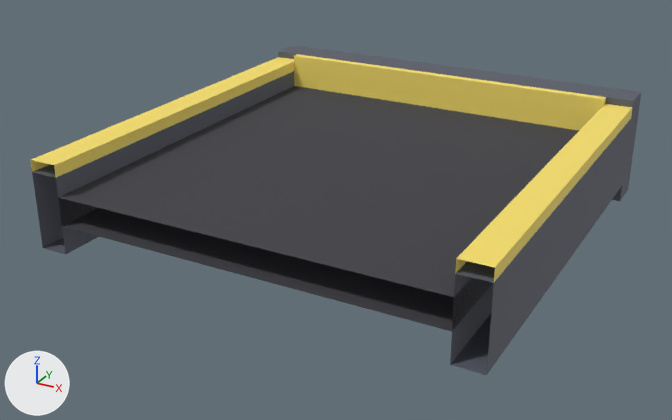
One commit to the glTF model jogo/assets/modelos/logistica/esteira/esteira_fim.glb: the scene before it, then after it.
The view is the same before and after, from a camera (50 mm lens) standing at (0.839, -1.667, 0.844) and looking at (-0.036, -0.076, 0.048). Arrows for +X, +Y and +Z are at lower left; the lights stay in place. The first picture is the older version. Vertices at exactly the same position are counted once.

The first picture shows 'esteira_fim'.
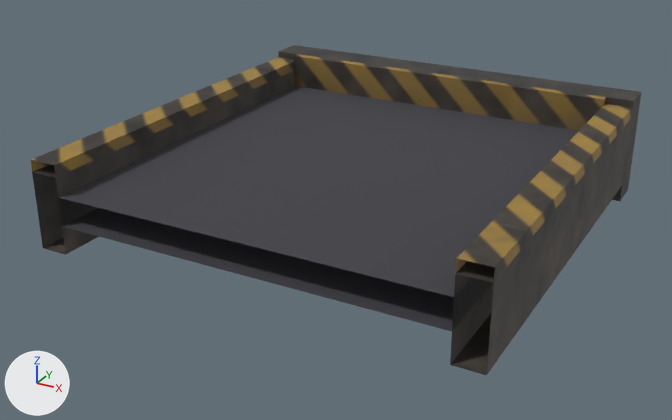
Diff of the bpy script that builds the scene:
```diff
--- a/jogo/assets/modelos/logistica/esteira/esteira_fim.glb.py
+++ b/jogo/assets/modelos/logistica/esteira/esteira_fim.glb.py
@@ img_esteira_fim_tex @@
+img_esteira_fim_tex = load_image('esteira_fim_tex', '_unpacked/esteira_fim_tex', 512, 512, 'sRGB')
@@ mat_esteira_fim_tex @@
+mat_esteira_fim_tex = principled_material('esteira_fim_Tex')
+mat_esteira_fim_tex.texture = img_esteira_fim_tex
+mat_esteira_fim_tex.metallic = 0.15
+mat_esteira_fim_tex.roughness = 0.7
@@ me_esteira_fim_corpo @@
 me_esteira_fim_corpo.from_pydata(...)  # 70 vertices, 100 faces; spans x -0.46..0.46, y -0.5..0.46, z 0.0..0.24
 # used by ob_esteira_fim; location = (0.0, 0.0, 0.0)
-me_esteira_fim_corpo.materials.append(mat_p_metal)  # light grey #adb5bf
+# me_esteira_fim_corpo part 1: all 28 faces that had it switch from mat_p_escuro (dark grey #595d69) to mat_esteira_fim_tex (picture img_esteira_fim_tex)
+# me_esteira_fim_corpo part 2: all 24 faces that had it switch from mat_p_faixa (yellow #f9e16c) to mat_esteira_fim_tex (picture img_esteira_fim_tex)
+# me_esteira_fim_corpo part 3: texture (UV) coordinates of 100 of 100 faces, centred in x -0.46..0.46, y -0.207..0.46, z 0.0..0.24, changed; they spanned u 0.0..1.0, v 0.0..0.88 and now span u 0.0..1.0, v 0.0..1.0
 me_esteira_fim_corpo.materials.append(mat_p_esteira)
```

Changed parts and their boxes (x1, y1, x2, y2) in the pictures (672 x 420 px):
'esteira_fim', recoloured, surface changed (darker): (30, 45, 641, 375) in both
part 1 of me_esteira_fim_corpo, recoloured: (32, 45, 641, 375) in both
part 2 of me_esteira_fim_corpo, recoloured (darker): (30, 54, 632, 282) in both
part 3 of me_esteira_fim_corpo, surface changed (darker): (30, 45, 641, 375) in both
